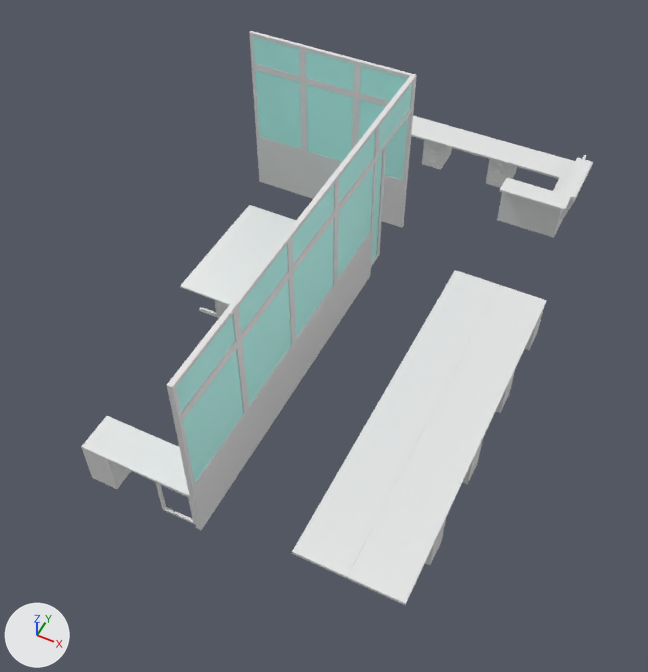
The FBX model Assets/Modelos/Props/EXTENSION Y PROYECCION SOCIAL/EXTENSION Y PROYECCION SOCIAL.fbx, before and after one commit.
Both versions are drawn from a 50 mm lens placed at (-2.954, -3.307, 2.451), pointed at (-3.634, -1.947, 0.751). The axes (+X, +Y, +Z) are drawn at lower left. The lights are the same throughout. Where no turn or scale is listed for an object, it has been applied to the vertices.

Names of what the first picture shows: 'SEPARADOR_OFICINA_1.002'.
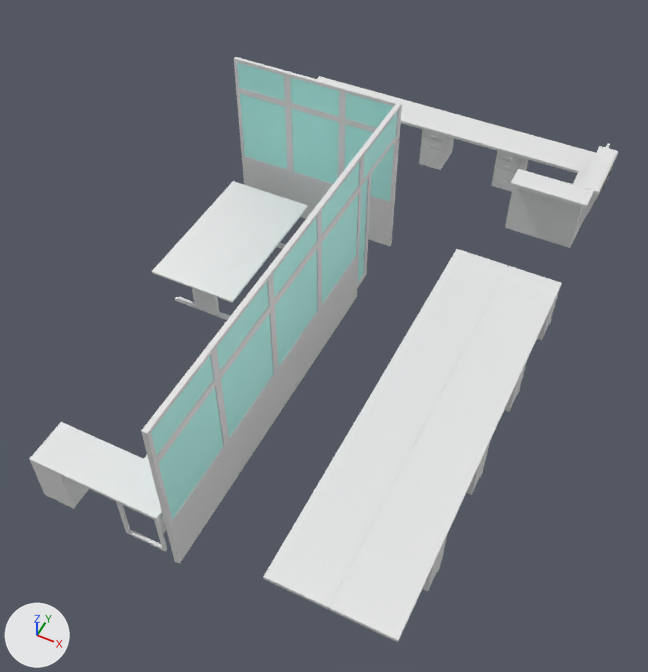
Commit message: modificaciones a la escala de la oficina de proyección social

Pixel boxes (x1, y1, x2, y2) of what changed, in the pictures (648 x 672 px; the box of a moved part takes in the faces that stretch with it):
'SEPARADOR_OFICINA_1.002', reshaped, moved, rescaled (42% narrower, 31% shorter): before (81, 31, 593, 605); after (263, 249, 562, 642)
'SEPARADOR_OFICINA_1.003', added: after (141, 57, 402, 564)
    faces in mat_material_vidrio (cyan #befff8): (151, 63, 397, 519)
    faces in mat_material_pintura_gris (its picture is missing): (141, 57, 402, 564)
'SEPARADOR_OFICINA_1.001', added: after (317, 76, 618, 248)
    faces in mat_material_madera (its picture is missing): (317, 76, 610, 248)
    faces in mat_material_madera_gris (white #e7e7e7): (579, 146, 618, 224)
    faces in mat_material_pintura_gris (its picture is missing): (441, 136, 528, 171)
'SEPARADOR_OFICINA_1.004', added: after (152, 181, 308, 320)
    faces in mat_material_madera (its picture is missing): (152, 181, 308, 303)
    faces in mat_material_pintura_gris (its picture is missing): (175, 243, 285, 320)
'SEPARADOR_OFICINA_1.005', added: after (30, 422, 167, 552)
    faces in mat_material_madera (its picture is missing): (30, 422, 162, 520)
    faces in mat_material_pintura_gris (its picture is missing): (30, 461, 167, 552)
part 1 of me_mesh_046, moved or reshaped: before (292, 270, 547, 605); after (263, 249, 562, 642)
part 2 of me_mesh_046, deleted: before (81, 31, 593, 549)

Patch to the scene script:
```diff
--- a/Assets/Modelos/Props/EXTENSION Y PROYECCION SOCIAL/EXTENSION Y PROYECCION SOCIAL.fbx.py
+++ b/Assets/Modelos/Props/EXTENSION Y PROYECCION SOCIAL/EXTENSION Y PROYECCION SOCIAL.fbx.py
@@ me_mesh_046 @@
 # used by ob_separador_oficina_1_002; location = (-3.738, -1.772, 0.988); rotation_euler = (1.571, 0.0, 0.0), in degrees (90, 0, 0); scale = (0.01, 0.01, 0.01)
-me_mesh_046.from_pydata(...)  # 3030 vertices, 3655 faces; spans x -42.0..58.0, y -35.0..17.0, z -82.0..75.0
+me_mesh_046.from_pydata(...)  # 1700 vertices, 2122 faces; spans x 0.0, y 0.0, z 0.0..1.0
+# me_mesh_046 part 1: the loose piece of 404 vertices spanning x 32.0..57.0, y -35.0..-22.0, z -18.0..75.0 is scaled about the mesh origin by 0.0115
+# me_mesh_046 part 2: 96 loose pieces with 2104 vertices, spanning x -42.0..58.0, y -35.0..17.0, z -82.0..74.0, are deleted
 me_mesh_046.materials.append(mat_material_pintura_gris)
-me_mesh_046.materials.append(mat_material_logo_pascual)  # white #e7e7e7
 me_mesh_046.materials.append(mat_material_madera)
-me_mesh_046.materials.append(mat_material_madera_gris)  # white #e7e7e7
 me_mesh_046.materials.append(mat_material_aluminio)
-me_mesh_046.materials.append(mat_material_vidrio)  # cyan #befff8
@@ ob_separador_oficina_1_002 @@
 ob_separador_oficina_1_002 = bpy.data.objects.new('SEPARADOR_OFICINA_1.002', me_mesh_046)
-ob_separador_oficina_1_002.location = (-3.738, -1.772, 0.988)
+ob_separador_oficina_1_002.location = (-3.293, -2.025, 0.649)
 ob_separador_oficina_1_002.rotation_euler = (1.571, 0.0, 0.0)  # degrees (90, 0, 0)
-ob_separador_oficina_1_002.scale = (0.01, 0.01, 0.01)
@@ ob_separador_oficina_1_001 @@
+ob_separador_oficina_1_001 = bpy.data.objects.new('SEPARADOR_OFICINA_1.001', me_mesh_4191)  # 690 vertices, 833 faces; spans x -0.417..0.592, y 0.519..0.838, z -0.351..-0.154; in mat_material_pintura_gris (its picture is missing), mat_material_logo_pascual (white #e7e7e7), mat_material_madera (its picture is missing), mat_material_madera_gris (white #e7e7e7), mat_material_aluminio (its picture is missing)
+ob_separador_oficina_1_001.location = (-3.738, -1.772, 0.988)
@@ ob_separador_oficina_1_004 @@
+ob_separador_oficina_1_004 = bpy.data.objects.new('SEPARADOR_OFICINA_1.004', me_mesh_4194)  # 120 vertices, 116 faces; spans x -0.124..0.124, y -0.213..0.213, z -0.004..0.142; in mat_material_pintura_gris (its picture is missing), mat_material_madera (its picture is missing)
+ob_separador_oficina_1_004.location = (-4.007, -1.762, 0.646)
@@ ob_separador_oficina_1_003 @@
+ob_separador_oficina_1_003 = bpy.data.objects.new('SEPARADOR_OFICINA_1.003', me_mesh_4192)  # 244 vertices, 255 faces; spans x -0.418..0.076, y -0.739..0.419, z -0.35..0.141; in mat_material_pintura_gris (its picture is missing), mat_material_vidrio (cyan #befff8)
+ob_separador_oficina_1_003.location = (-3.738, -1.862, 0.988)
@@ ob_separador_oficina_1_005 @@
+ob_separador_oficina_1_005 = bpy.data.objects.new('SEPARADOR_OFICINA_1.005', me_mesh_4195)  # 276 vertices, 329 faces; spans x -0.202..0.133, y -0.112..0.193, z -0.005..0.143; in mat_material_pintura_gris (its picture is missing), mat_material_madera (its picture is missing), mat_material_aluminio (its picture is missing)
+ob_separador_oficina_1_005.location = (-3.837, -2.481, 0.646)
```
